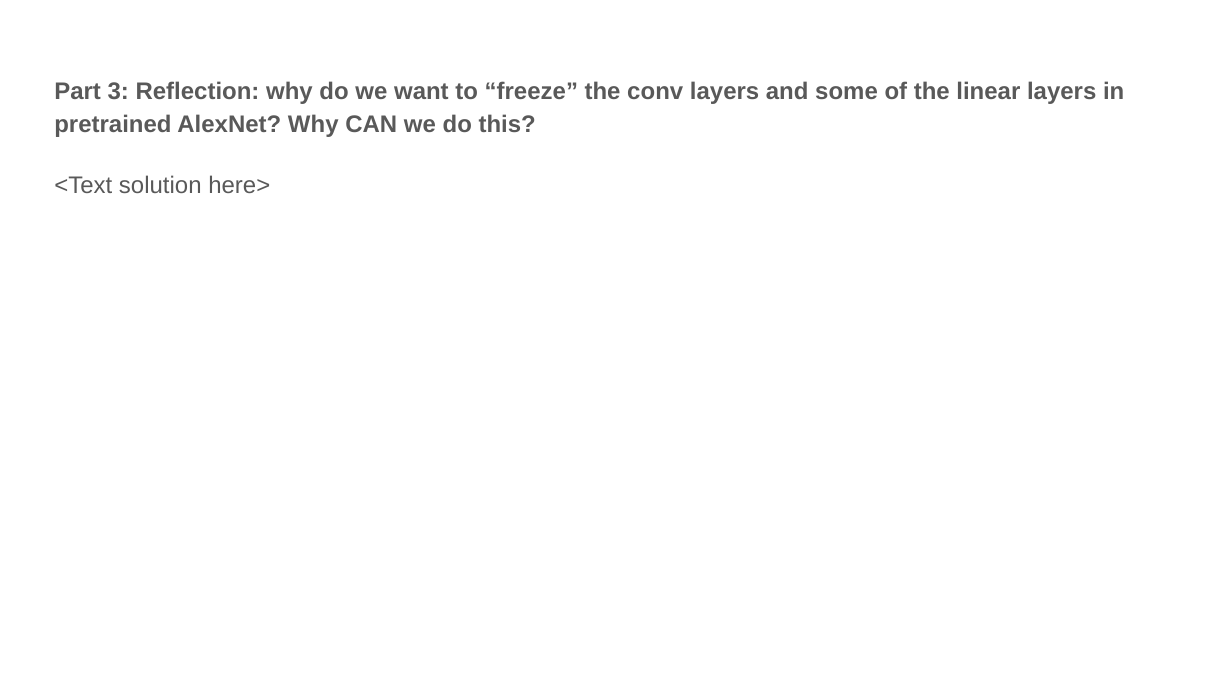
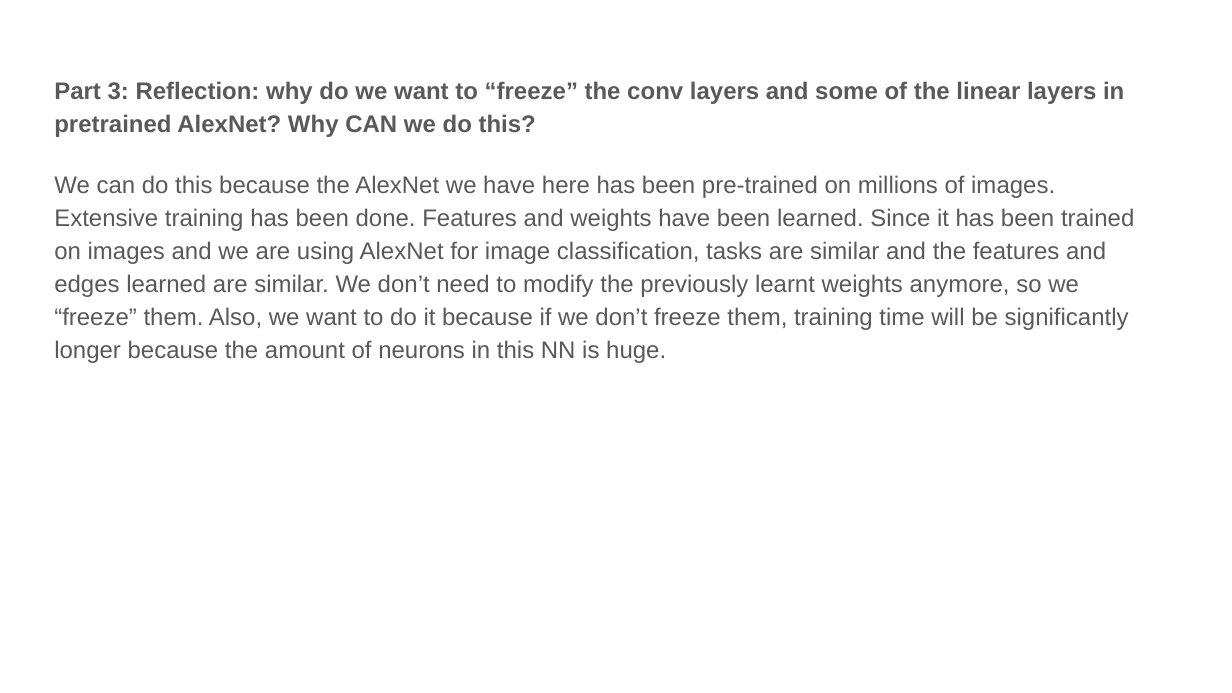
Before and after one commit to jielyugt/scene_recognition_deep, a slide deck: slide 9 of proj6_template.pptx. Drawn at 1232x693 pixels with LibreOffice and Linux fonts; fonts in the diff are those of the drawing. Boxes give left, top, right and bottom in pixels: in the first picture for what was removed or moved away, otherwise in the second. Text is boxed around its words. In the diff, an @@ line names an element or a change of style, - is before the commit and + after.

```diff
--- a/proj6_template.pptx
+++ b/proj6_template.pptx
@@ text at (54,175,1134,363): text changed @@
-<Text solution here>
+We can do this because the AlexNet we have here has been pre-trained on millions of images. Extensive training has been done. Features and weights have been learned. Since it has been trained on images and we are using AlexNet for image classification, tasks are similar and the features and edges learned are similar. We don’t need to modify the previously learnt weights anymore, so we “freeze” them. Also, we want to do it because if we don’t freeze them, training time will be significantly longer because the amount of neurons in this NN is huge.
```
Also in this commit, not shown: 8 other slides changed, 1 slide added, 1 slide removed, 15 other files.
